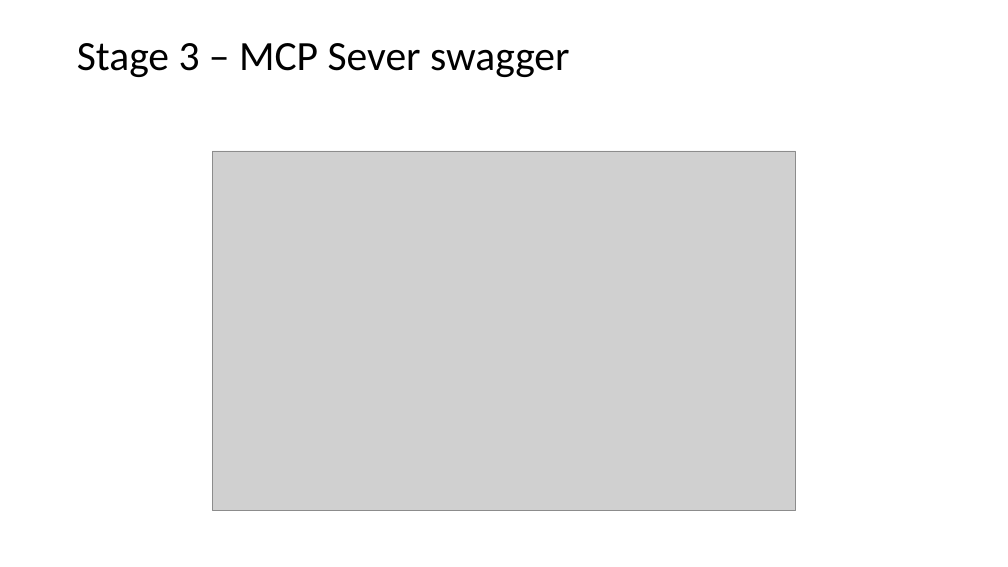
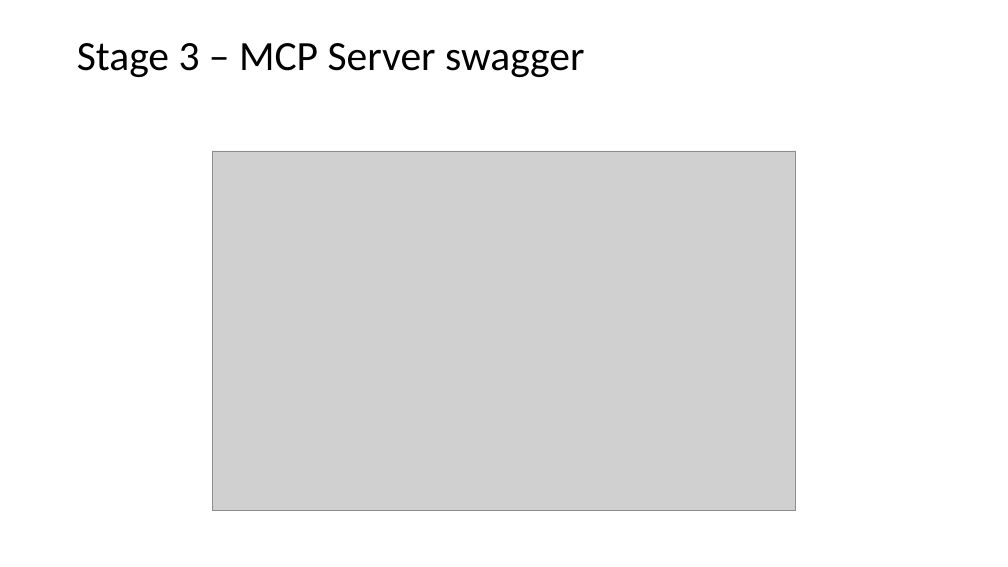
Before and after one commit to devtpc/parking-chatbot, a slide deck: slide 12 of artifacts/DeckChatbot.pptx (slide 5 before the commit). Drawn at 1008x567 pixels with LibreOffice and Linux fonts; fonts in the diff are those of the drawing; grey boxes stand for pictures. Boxes give left, top, right and bottom in pixels: in the first picture for what was removed or moved away, otherwise in the second. Text is boxed around its words. In the diff, an @@ line names an element or a change of style, - is before the commit and + after.

```diff
--- a/artifacts/DeckChatbot.pptx
+++ b/artifacts/DeckChatbot.pptx
@@ title at (77, 43, 584, 77): text changed @@
-Stage 3 – MCP Sever swagger
+Stage 3 – MCP Server swagger
```
Also in this commit, not shown: 2 other slides changed, 8 slides added, 4 other files.
